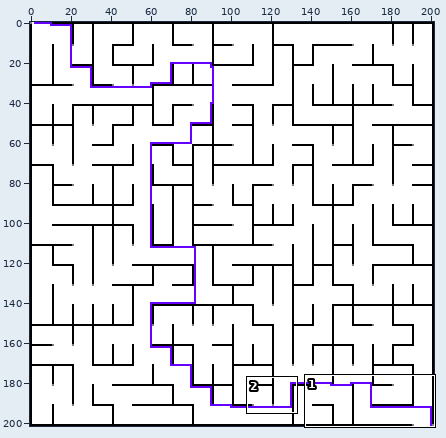
Sprite sheet -- solved/maze_02_solved.png. Above: a wide view before the commit, with the close-up outlined.
Close-up. Before the edit:
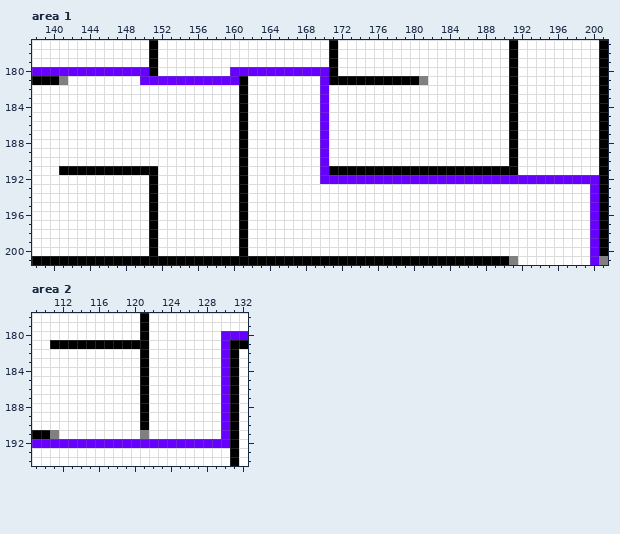
The file is 202x202 pixels. Shown: area 1: x 138..201, y 177..201; area 2: x 109..132, y 178..194. The commit also changed other parts of the picture, which this record leaves out.
And afterwards:
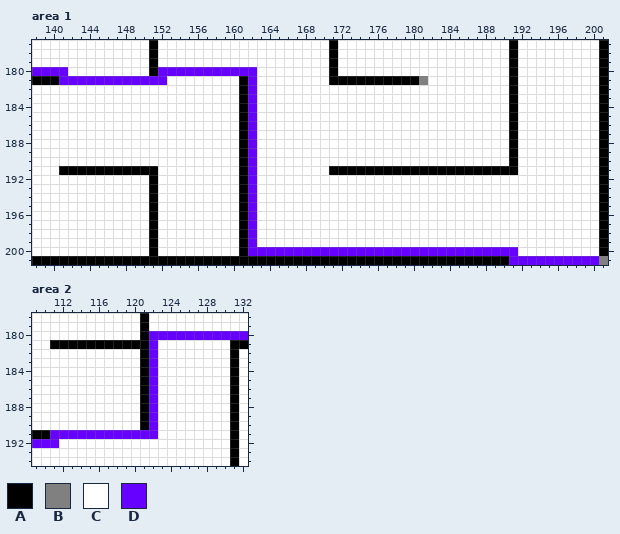
Palette (. is transparent): A #000000  B #808080  C #ffffff  D #6600ff
Change:
Area 1:
Colour C replaces colour D in row 180 at x 142 to 150 and 163 to 170; in row 181 at x 153 to 160 and 170; in rows 182 to 191 at x 170; in row 192 at x 170 to 200; in rows 193 to 200 at x 200.
Colour D replaces colour B in row 181 at x 141; in row 201 at x 191.
Colour D replaces colour C in row 180 at x 152 to 159; in row 181 at x 142 to 149 and 162; in rows 182 to 199 at x 162; in row 200 at x 162 to 191; in row 201 at x 192 to 199.
Area 2:
Colour C replaces colour D in rows 181 to 191 at x 130; in row 192 at x 112 to 130.
Colour D replaces colour B in row 191 at x 111 and 121.
Colour D replaces colour C in row 180 at x 122 to 129; in rows 181 to 190 at x 122; in row 191 at x 112 to 120 and 122.
Boxes around the changes in both close-ups, in picture pixels (x1, y1, x2, y2):
changed: (59, 67, 599, 265)
changed: (50, 331, 230, 448)
